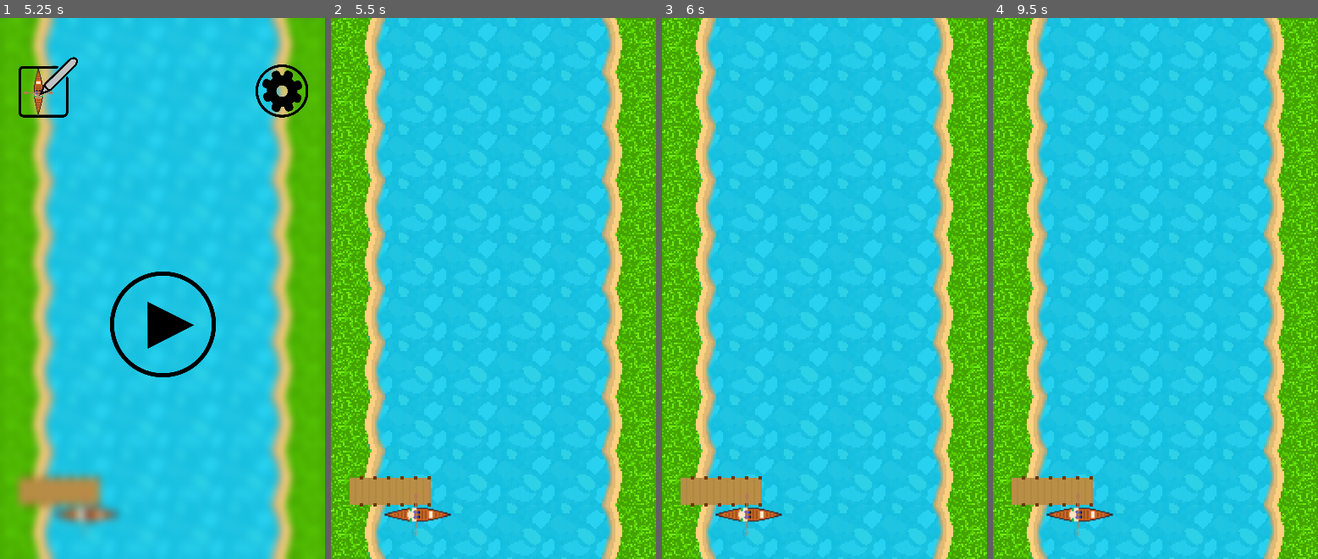
Above: before the commit, frames 1-4 (left to right).
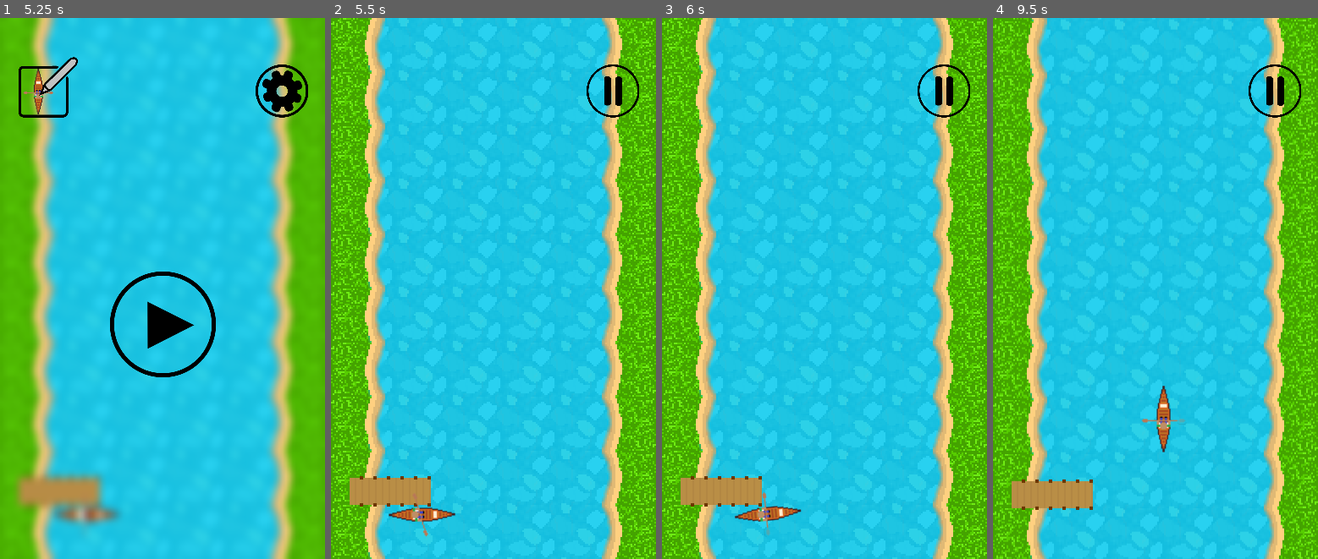
Above: after the commit, the same moments.

Repository: Sean-PB/MyProjects
Game: Godot game, scene res://Main.tscn
Two runs of this game, one before a commit and one after it. Both use one fixed random seed, a clock stepped at 60 frames per second and the inputs below. Sound files missing from this copy of the repository are replaced by a short silence.
Inputs (mouse positions are in pixels of both pictures, inside the frame that each line leads up to):
- Up to frame 1 (5.25 s): tap Enter at 0.5, 2, 3.5 s; move the mouse to (234, 261) at 0.52 s; click (234, 261) at 0.67 s; tap Space at 1.25, 2.75, 4.25 s; drag from (97, 315) to (146, 396) at 1.27 s; move the mouse to (195, 169) at 2.02 s; click (195, 169) at 2.17 s; drag from (146, 396) to (65, 207) at 2.77 s; move the mouse to (260, 369) at 3.52 s; click (260, 369) at 3.67 s; drag from (65, 207) to (113, 153) at 4.27 s; move the mouse to (178, 288) at 5.02 s; click (178, 288) at 5.17 s
- Up to frame 2 (5.5 s): no input
- Up to frame 3 (6 s): drag from (775, 153) to (759, 315) at 5.77 s
- Up to frame 4 (9.5 s): move the mouse to (1227, 261) at 6.52 s; click (1227, 261) at 6.67 s; drag from (1090, 315) to (1139, 396) at 7.27 s; move the mouse to (1188, 169) at 8.02 s; click (1188, 169) at 8.17 s; drag from (1139, 396) to (1058, 207) at 8.77 s

Frame 1 is identical in both runs. In frame 2, 0.8% of the frame differs, in the area x 16-95%, y 8-96%; in frame 3, 1.0%; in frame 4, 15%, in the area x 0-100%, y 0-100%.
Error before the commit: Invalid operands 'String' and 'Nil' in operator '+'. (res://Player.gd:107)
Error after the commit: Attempt to call function 'show' in base 'null instance' on a null instance. (res://SettingsMenu.gd:56)

Commit message:
Small changes
- Pause is shown while leaving dock now
- No character file bug fixed
- All Touch Screen Buttons in character menu are now texture buttons to avoid those weird errors

Diff:
--- a/GodotProjects/Relaxing River/Main.gd
+++ b/GodotProjects/Relaxing River/Main.gd
@@ -54,7 +54,6 @@
 			playing = true
 
 	if playing == true:
-		$Camera2D/Pause.show()
 		$Camera2D.position.y = $Player.position.y
 		spawn_world()
 
@@ -64,7 +63,7 @@
 # ------------------------------------------------------------------------------
 func _on_Start_released():
 	# Show things
-	$Player.show()
+	$Camera2D/Pause.show()
 	$Camera2D/Start.hide()
 	$Camera2D/EditCharacter.hide()
 	$Camera2D/Blur.hide()
@@ -100,7 +99,7 @@
 	$Camera2D/CharacterSelection.hide()
 	$Camera2D/CharacterSelection._on_Exit_released()
 	$Camera2D/SettingsMenu.hide()
-	$Camera2D/SettingsMenu._on_Cancel_released()
+	$Camera2D/SettingsMenu._on_Cancel_pressed()
 	$Camera2D/EditCharacter.hide()
 	$Camera2D/Blur.hide()
 	$Camera2D/Settings.hide()
--- a/GodotProjects/Relaxing River/Player.gd
+++ b/GodotProjects/Relaxing River/Player.gd
@@ -91,6 +91,7 @@
 		elif hair == "red":
 			$Skin/Hair.frame = 3
 	else:
+		skin = "3"
 		$Skin.frame = 3
 		$Skin/Hair.hide()
 
--- a/GodotProjects/Relaxing River/SettingsMenu.gd
+++ b/GodotProjects/Relaxing River/SettingsMenu.gd
@@ -11,6 +11,8 @@
 var file = "user://settings.txt"   # Declaring file to save settings and score
 var sound
 var death
+var sound_outline_pos = Vector2(-225, -150)
+var mute_outline_pos = Vector2(-90, -150)
 # This var is to make sure that the initial change for speed and swipe doesn't
 # cause the confirm button to show.
 var initial_change = true
@@ -38,11 +40,9 @@
 		f.close()
 
 		if sound:
-			$Sound/Outline.show()
-			$Mute/Outline.hide()
+			$SoundMuteOutline.position = Vector2(-225, -150)
 		else:
-			$Mute/Outline.show()
-			$Sound/Outline.hide()
+			$SoundMuteOutline.position = Vector2(-90, -150)
 
 		if death:
 			$Death/Outline.show()
@@ -76,7 +76,7 @@
 # ------------------------------------------------------------------------------
 # It emits the signal exited for the Main scene and then resets the settings
 # menu and sliders before hiding itself.
-func _on_Cancel_released():
+func _on_Cancel_pressed():
 	emit_signal("settings_exited")
 	$Confirm.hide()
 	set_frame(0)
@@ -90,7 +90,7 @@
 # It emits the signal confirmed to signal that the Main scene should change its
 # settings then it saves the settings to the file, emits the signal "exited" to
 # the main scene, and hides itself.
-func _on_Confirm_released():
+func _on_Confirm_pressed():
 	save_settings(sound, death, $Swipe.value, $Speed.value)
 	emit_signal("settings_confirmed")
 	$Confirm.hide()
@@ -99,19 +99,30 @@
 	hide()
 
 
+func _on_Speed_value_changed(_value):
+	if not initial_change:
+		$Confirm.show()
+		set_frame(1)
+
+
+func _on_Swipe_value_changed(_value):
+	if not initial_change:
+		$Confirm.show()
+		set_frame(1)
+
+
 # ------------------------------------------------------------------------------
 # Turns mute on and highlights current selection
 # ------------------------------------------------------------------------------
 # The check to see if the outline is visible has to before its made visible to
 # actually check. The check is there because I don't want the confirm button to
 # be available unless something actually changed.
-func _on_Mute_released():
-	if $Mute/Outline.visible == false:
+func _on_Mute_pressed():
+	if $SoundMuteOutline.position == sound_outline_pos: # If not already selected
 		$Confirm.show()
 		set_frame(1)
-	$Mute/Outline.show()
-	$Sound/Outline.hide()
-	sound = 0
+		$SoundMuteOutline.position = mute_outline_pos # Change position
+		sound = 0
 
 
 # ------------------------------------------------------------------------------
@@ -120,13 +131,12 @@
 # The check to see if the outline is visible has to before its made visible to
 # actually check. The check is there because I don't want the confirm button to
 # be available unless something actually changed.
-func _on_Sound_released():
-	if $Sound/Outline.visible == false:
+func _on_Sound_pressed():
+	if $SoundMuteOutline.position == mute_outline_pos: # If not already selected
 		$Confirm.show()
 		set_frame(1)
-	$Sound/Outline.show()
-	$Mute/Outline.hide()
-	sound = 1
+		$SoundMuteOutline.position = sound_outline_pos # Change position
+		sound = 1
 
 
 # ------------------------------------------------------------------------------
@@ -135,7 +145,7 @@
 # The check to see if the outline is visible has to before its made visible to
 # actually check. The check is there because I don't want the confirm button to
 # be available unless something actually changed.
-func _on_Invincible_released():
+func _on_Invincible_pressed():
 	if $Invincible/Outline.visible == false:
 		$Confirm.show()
 		set_frame(1)
@@ -150,22 +160,10 @@
 # The check to see if the outline is visible has to before its made visible to
 # actually check. The check is there because I don't want the confirm button to
 # be available unless something actually changed.
-func _on_Death_released():
+func _on_Death_pressed():
 	if $Death/Outline.visible == false:
 		$Confirm.show()
 		set_frame(1)
 	$Death/Outline.show()
 	$Invincible/Outline.hide()
 	death = 1
-
-
-func _on_Speed_value_changed(_value):
-	if not initial_change:
-		$Confirm.show()
-		set_frame(1)
-
-
-func _on_Swipe_value_changed(_value):
-	if not initial_change:
-		$Confirm.show()
-		set_frame(1)
--- a/GodotProjects/Relaxing River/SettingsMenu.tscn
+++ b/GodotProjects/Relaxing River/SettingsMenu.tscn
@@ -55,55 +55,88 @@
 frames = SubResource( 1 )
 script = ExtResource( 9 )
 
-[node name="Cancel" type="TouchScreenButton" parent="."]
-position = Vector2( -256, -380 )
+[node name="Cancel" type="TextureButton" parent="."]
+margin_left = -257.0
+margin_top = -380.0
+margin_right = -157.0
+margin_bottom = -280.0
+texture_normal = ExtResource( 1 )
+expand = true
+__meta__ = {
+"_edit_use_anchors_": false
+}
+
+[node name="Confirm" type="TextureButton" parent="."]
+visible = false
+margin_left = 155.0
+margin_top = -380.0
+margin_right = 255.0
+margin_bottom = -280.0
+texture_normal = ExtResource( 2 )
+expand = true
+__meta__ = {
+"_edit_use_anchors_": false
+}
+
+[node name="Mute" type="TextureButton" parent="."]
+margin_left = -140.0
+margin_top = -200.0
+margin_right = -40.0
+margin_bottom = -100.0
+texture_normal = ExtResource( 4 )
+expand = true
+__meta__ = {
+"_edit_use_anchors_": false
+}
+
+[node name="Sound" type="TextureButton" parent="."]
+margin_left = -275.0
+margin_top = -200.0
+margin_right = -175.0
+margin_bottom = -100.0
+texture_normal = ExtResource( 5 )
+expand = true
+__meta__ = {
+"_edit_use_anchors_": false
+}
+
+[node name="SoundMuteOutline" type="Sprite" parent="."]
+position = Vector2( -225, -150 )
 scale = Vector2( 0.2, 0.2 )
-normal = ExtResource( 1 )
-
-[node name="Confirm" type="TouchScreenButton" parent="."]
-visible = false
-position = Vector2( 155, -380 )
-scale = Vector2( 0.2, 0.2 )
-normal = ExtResource( 2 )
-
-[node name="Mute" type="TouchScreenButton" parent="."]
-position = Vector2( -140, -200 )
-scale = Vector2( 0.2, 0.2 )
-normal = ExtResource( 4 )
-
-[node name="Outline" type="Sprite" parent="Mute"]
-visible = false
-position = Vector2( 250, 250 )
 texture = ExtResource( 10 )
 
-[node name="Sound" type="TouchScreenButton" parent="."]
-position = Vector2( -275, -198.586 )
-scale = Vector2( 0.2, 0.2 )
-normal = ExtResource( 5 )
-
-[node name="Outline" type="Sprite" parent="Sound"]
-visible = false
-position = Vector2( 250, 250 )
-texture = ExtResource( 10 )
-
-[node name="Invincible" type="TouchScreenButton" parent="."]
-position = Vector2( 50, -195 )
-scale = Vector2( 1.5, 1.5 )
-normal = ExtResource( 11 )
+[node name="Invincible" type="TextureButton" parent="."]
+margin_left = 50.0
+margin_top = -195.0
+margin_right = 147.0
+margin_bottom = -99.0
+texture_normal = ExtResource( 11 )
+expand = true
+__meta__ = {
+"_edit_use_anchors_": false
+}
 
 [node name="Outline" type="Sprite" parent="Invincible"]
 visible = false
-position = Vector2( 32, 32 )
+position = Vector2( 48, 48 )
+scale = Vector2( 1.5, 1.5 )
 texture = ExtResource( 3 )
 
-[node name="Death" type="TouchScreenButton" parent="."]
-position = Vector2( 185, -195 )
-scale = Vector2( 1.5, 1.5 )
-normal = ExtResource( 8 )
+[node name="Death" type="TextureButton" parent="."]
+margin_left = 185.0
+margin_top = -195.0
+margin_right = 285.0
+margin_bottom = -95.0
+texture_normal = ExtResource( 8 )
+expand = true
+__meta__ = {
+"_edit_use_anchors_": false
+}
 
 [node name="Outline" type="Sprite" parent="Death"]
 visible = false
-position = Vector2( 32, 32 )
+position = Vector2( 50, 50 )
+scale = Vector2( 1.5, 1.5 )
 texture = ExtResource( 12 )
 
 [node name="Speed" type="HSlider" parent="."]
@@ -130,7 +163,7 @@
 [node name="Swipe" type="HSlider" parent="."]
 margin_left = -125.0
 margin_top = 175.311
-margin_right = 250.0
+margin_right = 274.0
 margin_bottom = 375.311
 custom_icons/grabber_highlight = ExtResource( 17 )
 custom_icons/grabber = ExtResource( 17 )
@@ -147,11 +180,11 @@
 [node name="Icon" type="Sprite" parent="Swipe"]
 position = Vector2( -95, 95 )
 texture = ExtResource( 14 )
-[connection signal="released" from="Cancel" to="." method="_on_Cancel_released"]
-[connection signal="released" from="Confirm" to="." method="_on_Confirm_released"]
-[connection signal="released" from="Mute" to="." method="_on_Mute_released"]
-[connection signal="released" from="Sound" to="." method="_on_Sound_released"]
-[connection signal="released" from="Invincible" to="." method="_on_Invincible_released"]
-[connection signal="released" from="Death" to="." method="_on_Death_released"]
+[connection signal="pressed" from="Cancel" to="." method="_on_Cancel_pressed"]
+[connection signal="pressed" from="Confirm" to="." method="_on_Confirm_pressed"]
+[connection signal="pressed" from="Mute" to="." method="_on_Mute_pressed"]
+[connection signal="pressed" from="Sound" to="." method="_on_Sound_pressed"]
+[connection signal="pressed" from="Invincible" to="." method="_on_Invincible_pressed"]
+[connection signal="pressed" from="Death" to="." method="_on_Death_pressed"]
 [connection signal="value_changed" from="Speed" to="." method="_on_Speed_value_changed"]
 [connection signal="value_changed" from="Swipe" to="." method="_on_Swipe_value_changed"]
